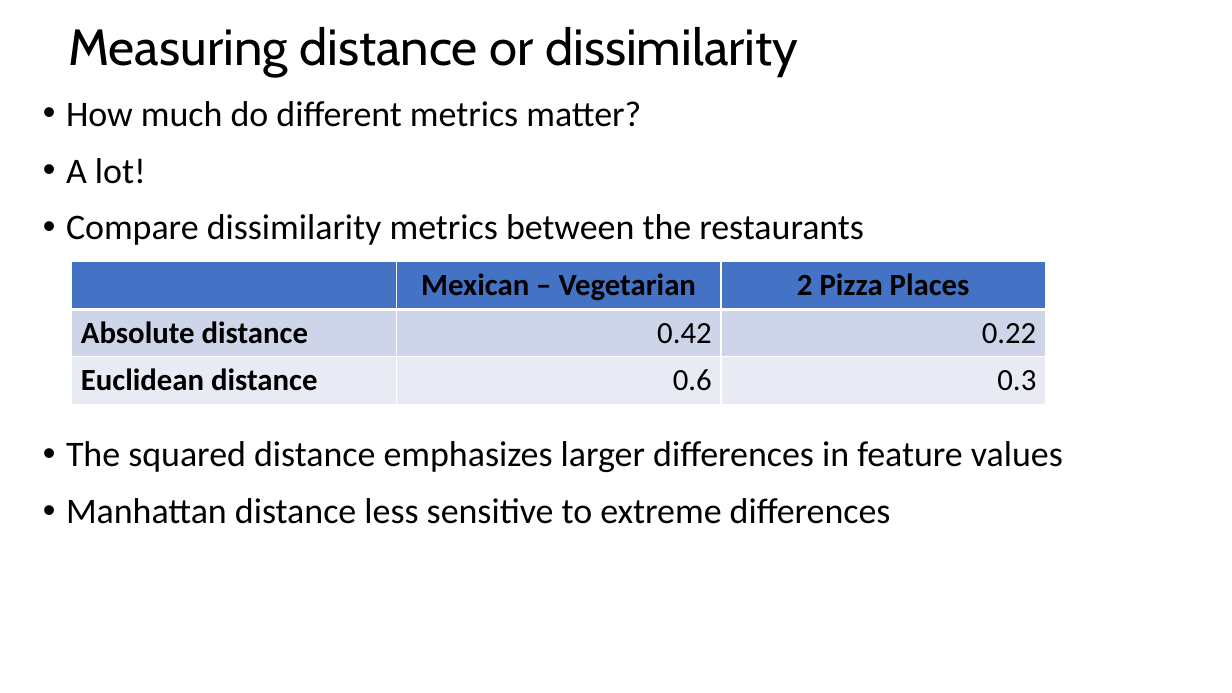
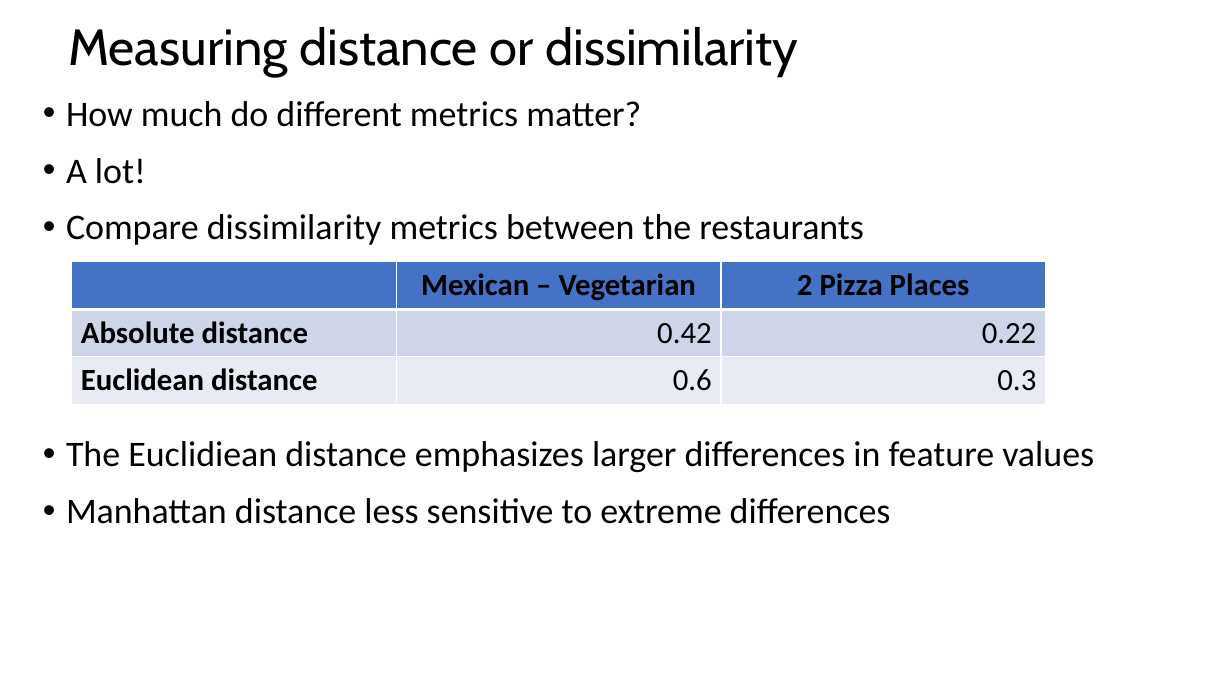
Before and after one commit to tenevian/Harvard-SSP-Data-Mining, a slide deck: slide 30 of slides/5_DistanceAndSimilarityMeasures.pptx (slide 27 before the commit). Drawn at 1232x693 pixels with LibreOffice and Linux fonts; fonts in the diff are those of the drawing. Boxes give left, top, right and bottom in pixels: in the first picture for what was removed or moved away, otherwise in the second. Text is boxed around its words. In the diff, an @@ line names an element or a change of style, - is before the commit and + after.

```diff
--- a/slides/5_DistanceAndSimilarityMeasures.pptx
+++ b/slides/5_DistanceAndSimilarityMeasures.pptx
@@ text at [66, 441, 1094, 472]: text changed @@
-• The squared distance emphasizes larger differences in feature values
+• The Euclidiean distance emphasizes larger differences in feature values
```
Also in this commit, not shown: 3 other slides changed, 5 slides added.
